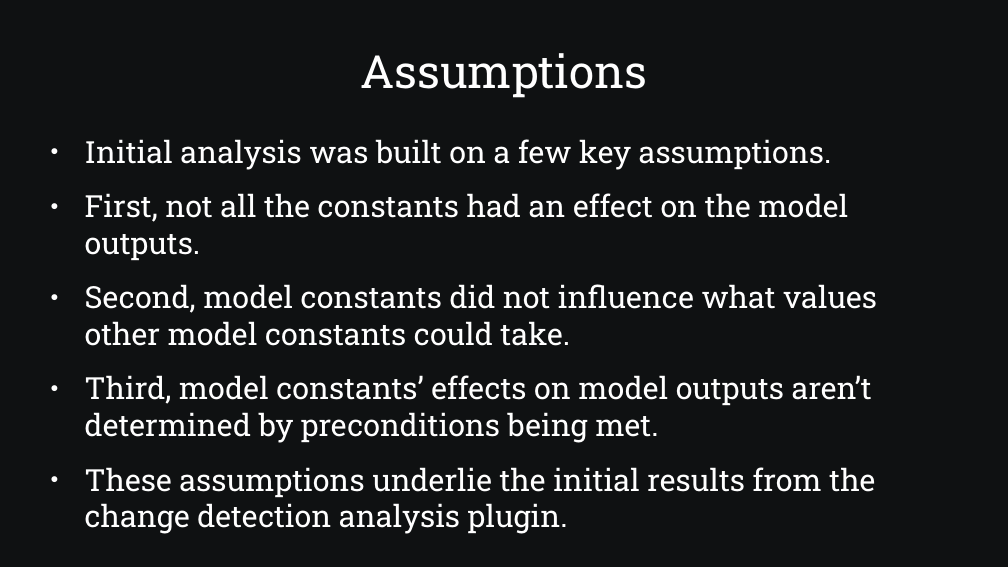
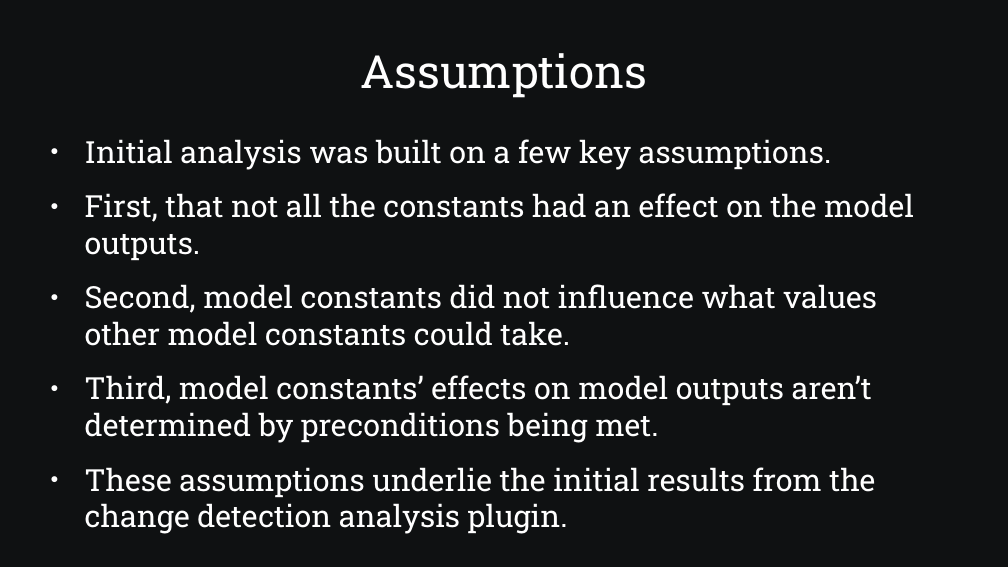
Before and after one commit to SamAllen06/lake_temp_work, a slide deck: slide 3 of documentation/for_collaborators/AnalysisOverview.pptx. Drawn at 1008x567 pixels with LibreOffice and Linux fonts; fonts in the diff are those of the drawing. Boxes give left, top, right and bottom in pixels: in the first picture for what was removed or moved away, otherwise in the second. Text is boxed around its words. In the diff, an @@ line names an element or a change of style, - is before the commit and + after.

```diff
--- a/documentation/for_collaborators/AnalysisOverview.pptx
+++ b/documentation/for_collaborators/AnalysisOverview.pptx
@@ text at (x1=85, y1=193, x2=914, y2=261): text changed @@
-● First, not all the constants had an effect on the model outputs.
+● First, that not all the constants had an effect on the model outputs.
```
Also in this commit, not shown: 6 other slides changed, 21 slides added, 1 slide removed, 1 other file.
